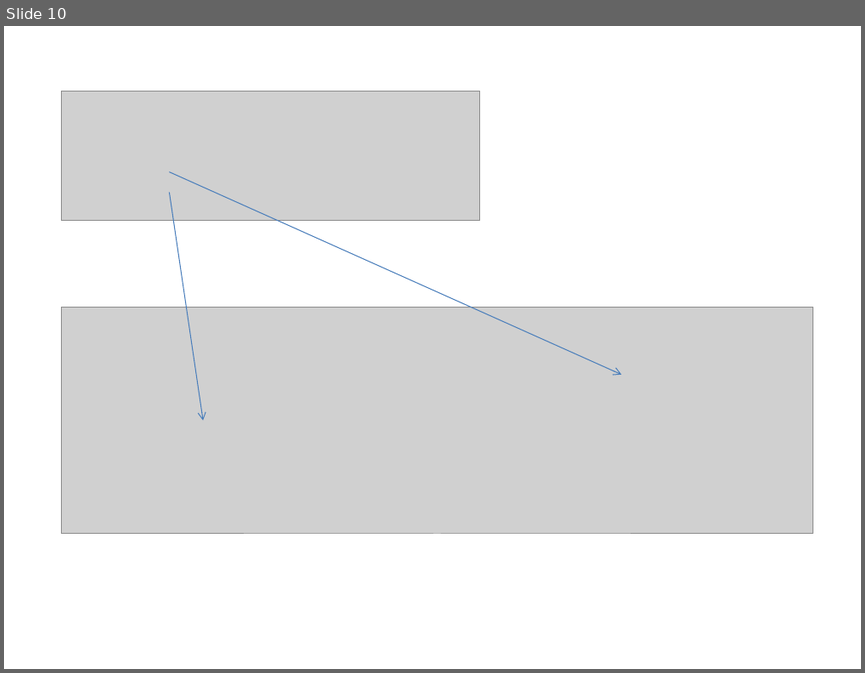
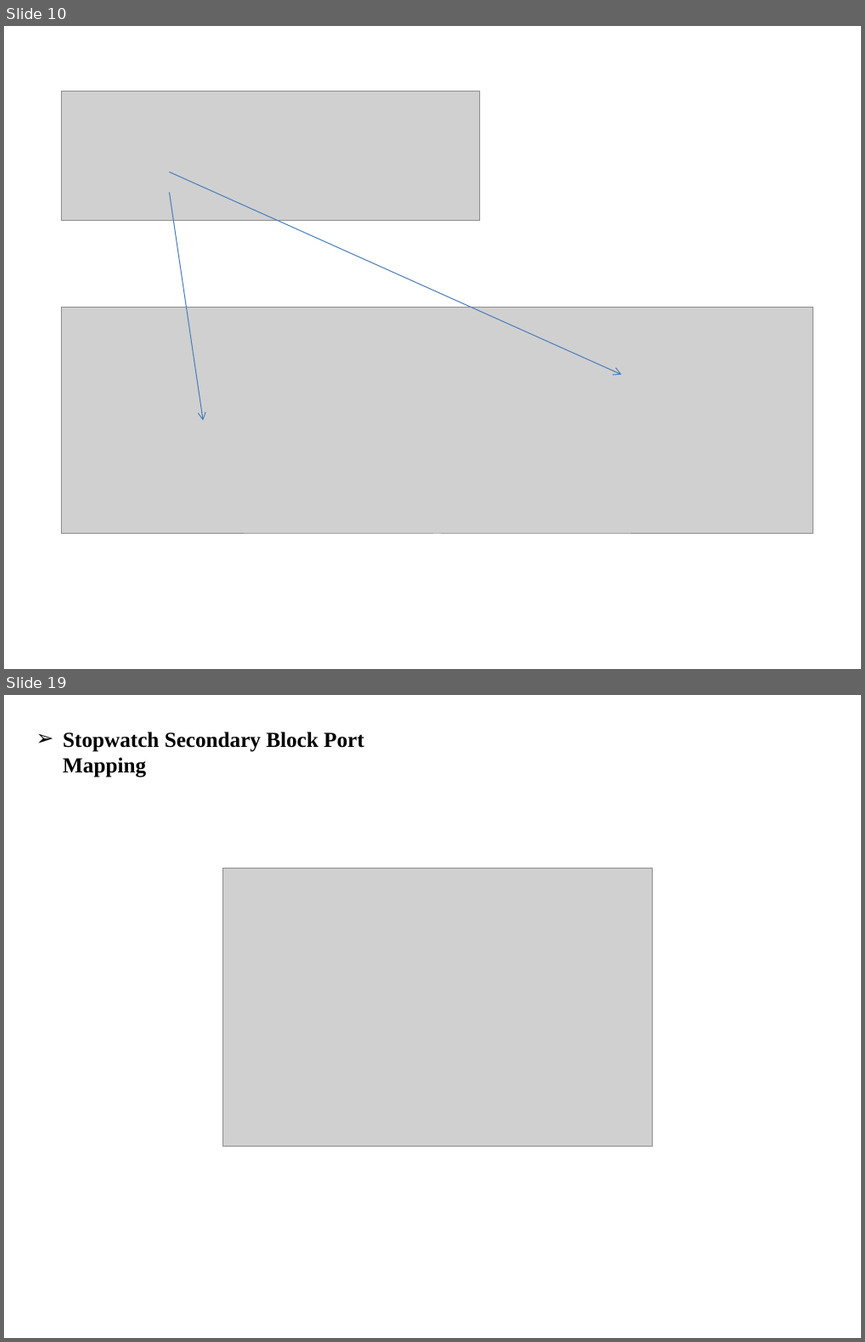
Before and after one commit to JAICHANGPARK/DE2_DOCKER_FPGA, a slide deck: presentation/20181017/FPGA LPM Component.pptx. Shown one above the other, each under a label of ours: slide 10 before the commit, slides 10 and 19 after it; the slides between them are not shown. The pictures are 865x673 and 865x1342 pixels, drawn with LibreOffice and Linux fonts; fonts in the diff are those of the drawing; grey boxes stand for pictures. Boxes give left, top, right and bottom in pixels: in the first picture for what was removed or moved away, otherwise in the second. Text is boxed around its words. In the diff, an @@ line names an element or a change of style, - is before the commit and + after.

```diff
--- a/presentation/20181017/FPGA LPM Component.pptx
+++ b/presentation/20181017/FPGA LPM Component.pptx
@@ slide 19 added at (4,695,861,1338), background #FFFFFF @@
@@ text added at (63,732,364,777), 18 pt, text #000000, bold @@
+➢ Stopwatch Secondary Block Port Mapping
@@ picture added at (223,868,653,1146) @@
```
Also in this commit, not shown: 5 slides changed, 9 other slides added, 6 slides removed.
